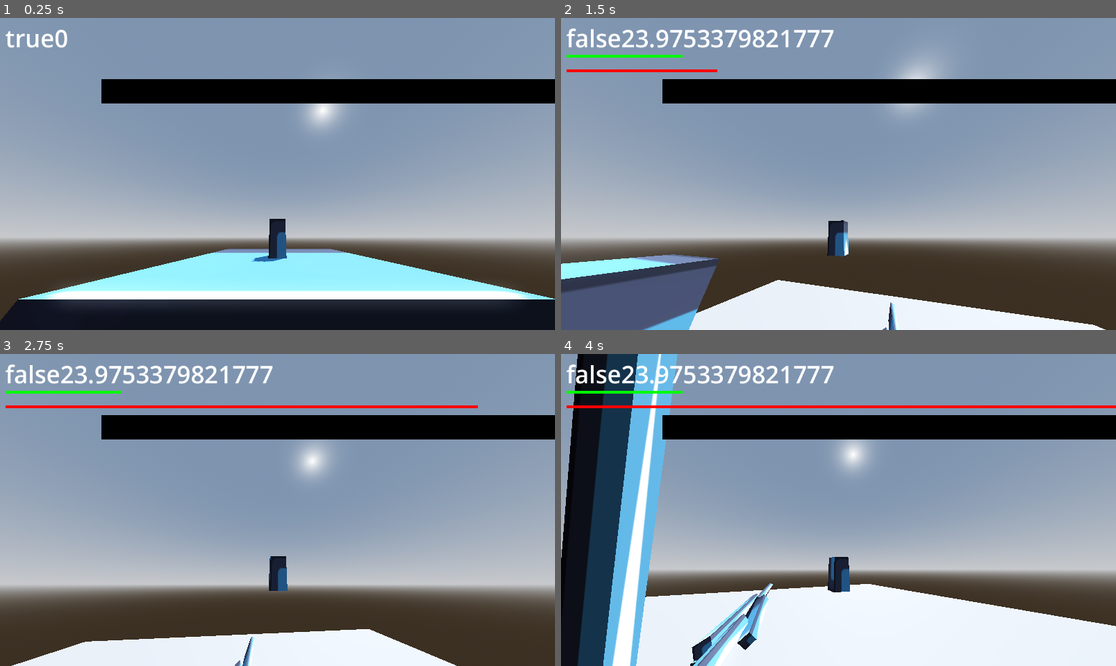
Above: before the commit, frames 1-4 (two rows, left to right).
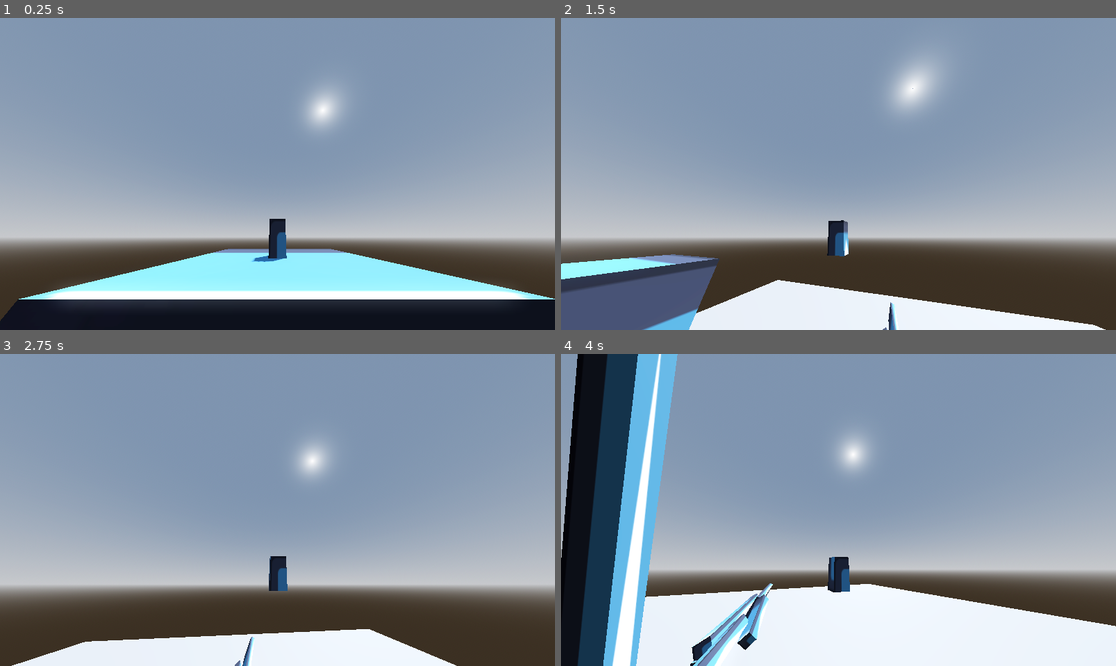
Above: after the commit, the same moments.

Repository: EricXu1728/Godot4SourceEngineMovement
Game: Godot game, scene res://tscns/level.tscn
The game is run twice, just before and just after one commit, with the same random seed, the same clock (stepped at 60 frames per second) and the same inputs. The project has no main scene, so this scene is started directly. The engine's default icon, where the game draws it, is replaced by a stand-in: a white triangle on a blue panel in a dark square.
Inputs (mouse positions are in pixels of both pictures, inside the frame that each line leads up to):
- Up to frame 1 (0.25 s): no input
- Up to frame 2 (1.5 s): tap Enter at 0.5 s; move the mouse to (838, 174) at 0.52 s; press the mouse at (838, 174) at 0.53 s; hold D (move_right) 0.53-1.28 s; tap Space (jump) at 0.77 s; move the mouse to (810, 174) at 1.27 s; release the mouse at (810, 174) at 1.28 s; hold W (move_forward) from 1.28 s (still down); tap Ctrl (crouch) at 1.35 s
- Up to frame 3 (2.75 s): keep holding W (move_forward); tap Space (jump) at 1.52 s; move the mouse to (288, 503) at 2.02 s; press the mouse at (288, 503) at 2.03 s
- Up to frame 4 (4 s): keep holding W (move_forward); move the mouse to (832, 516) at 2.77 s; release the mouse at (832, 516) at 2.78 s; tap Ctrl (crouch) at 2.85 s; tap Space (jump) at 3.02, 3.77 s; move the mouse to (877, 513) at 3.52 s; press the mouse at (877, 513) at 3.53 s

The runs differ from the first frame. In frame 1, 6.6% of the frame differs, in the area x 1-100%, y 3-28%; in frame 2, 7.9%; in frame 3, 8.4%; in frame 4, 8.6%.

Commit message:
Clean up

Diff:
--- a/project.godot
+++ b/project.godot
@@ -13,6 +13,10 @@
 config/name="Godot4SourceEngineMovement"
 config/features=PackedStringArray("4.2", "Forward Plus")
 config/icon="res://icon.svg"
+
+[dotnet]
+
+project/assembly_name="Godot4SourceEngineMovement"
 
 [input]
 
--- a/tscns/level.tscn
+++ b/tscns/level.tscn
@@ -7,8 +7,6 @@
 [ext_resource type="PackedScene" uid="uid://b7ilc88edt76w" path="res://tscns/slope.tscn" id="4_hnn3q"]
 [ext_resource type="Script" path="res://Scripts/Sprite3D.gd" id="4_ivjvi"]
 [ext_resource type="PackedScene" uid="uid://dbuxl77ae86f4" path="res://tscns/world_setup.tscn" id="5_1fjn0"]
-[ext_resource type="Script" path="res://Scripts/RenameThisLater.gd" id="7_dqsuf"]
-[ext_resource type="Resource" uid="uid://dljcnxkua4rf" path="res://player_vars.tres" id="8_u0wfb"]
 
 [sub_resource type="ProceduralSkyMaterial" id="ProceduralSkyMaterial_jym6u"]
 sky_horizon_color = Color(0.64625, 0.65575, 0.67075, 1)
@@ -169,7 +167,8 @@
 
 [node name="CanvasLayer" type="CanvasLayer" parent="."]
 
-[node name="RenameThisLater" type="RichTextLabel" parent="CanvasLayer" node_paths=PackedStringArray("player")]
+[node name="RenameThisLater" type="RichTextLabel" parent="CanvasLayer"]
+visible = false
 offset_left = 11.0
 offset_top = 7.0
 offset_right = 1152.0
@@ -179,8 +178,5 @@
 "
 tab_size = 7
 context_menu_enabled = true
-script = ExtResource("7_dqsuf")
-stats = ExtResource("8_u0wfb")
-player = NodePath("../../player")
 
 [node name="Node3D" type="Node3D" parent="."]
Not shown: 1 places in tscns/level.tscn that only renumber resources
